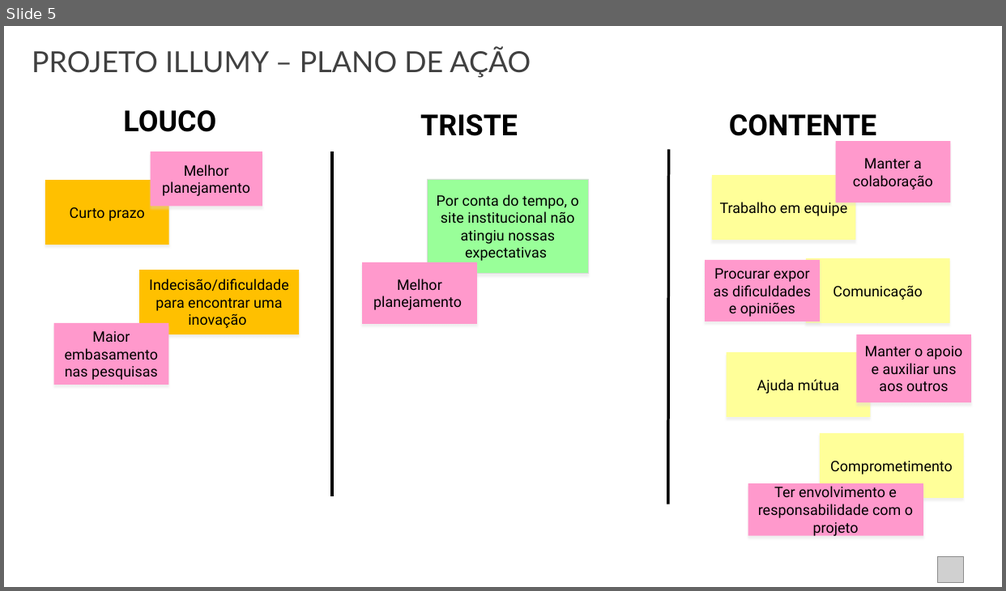
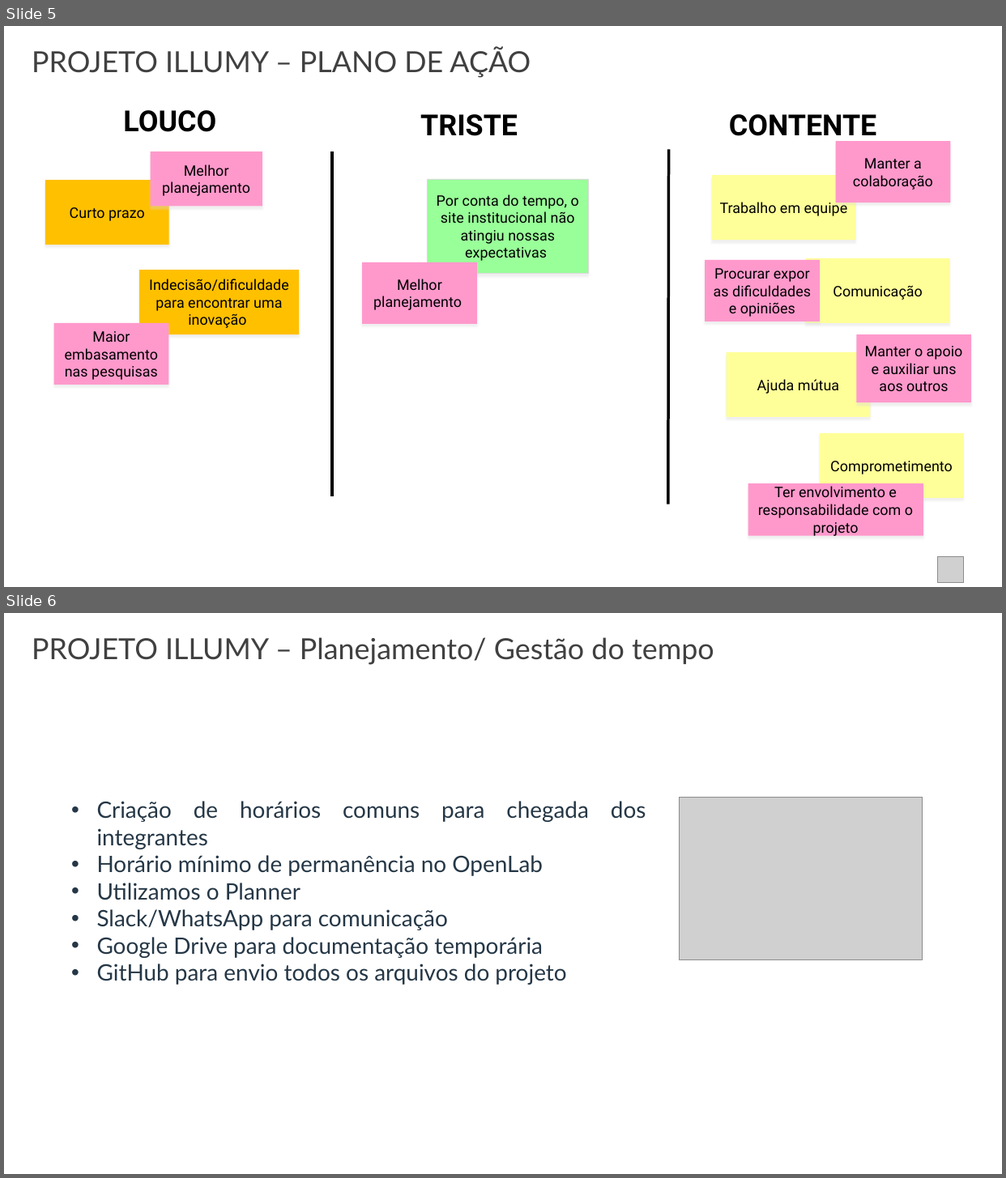
Before and after one commit to guimingardi/C-ynvest, a slide deck: Documentação/Sprint-2/Pesquisa e Inovacao- lições aprendidas.pptx. Shown one above the other, each under a label of ours: slide 5 before the commit, slides 5 and 6 after it. The pictures are 1006x591 and 1006x1178 pixels, drawn with LibreOffice and Linux fonts; fonts in the diff are those of the drawing; grey boxes stand for pictures. Boxes give left, top, right and bottom in pixels: in the first picture for what was removed or moved away, otherwise in the second. Text is boxed around its words. In the diff, an @@ line names an element or a change of style, - is before the commit and + after.

```diff
--- a/Documentação/Sprint-2/Pesquisa e Inovacao- lições aprendidas.pptx
+++ b/Documentação/Sprint-2/Pesquisa e Inovacao- lições aprendidas.pptx
@@ slide 6 added at <box>4,613,1002,1174</box>, background #FFFFFF @@
@@ text added at <box>32,637,714,665</box>, 30.9 pt, text #404040 @@
+PROJETO ILLUMY – Planejamento/ Gestão do tempo
@@ text added at <box>97,801,646,985</box>, 24 pt, text #253746 @@
+• Criação de horários comuns para chegada dos integrantes
+• Horário mínimo de permanência no OpenLab
+• Utilizamos o Planner
+• Slack/WhatsApp para comunicação
+• Google Drive para documentação temporária
+• GitHub para envio todos os arquivos do projeto
@@ picture added at <box>680,797,922,960</box> @@
```
Also in this commit, not shown: 1 slide changed, 3 other slides added.
